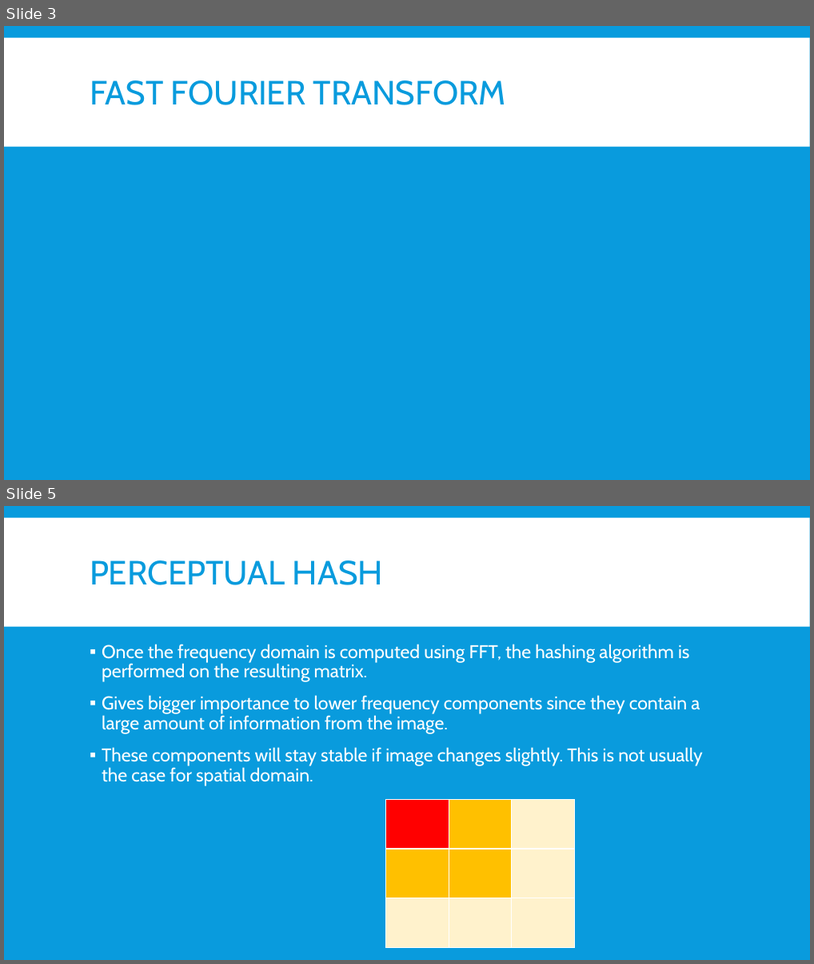
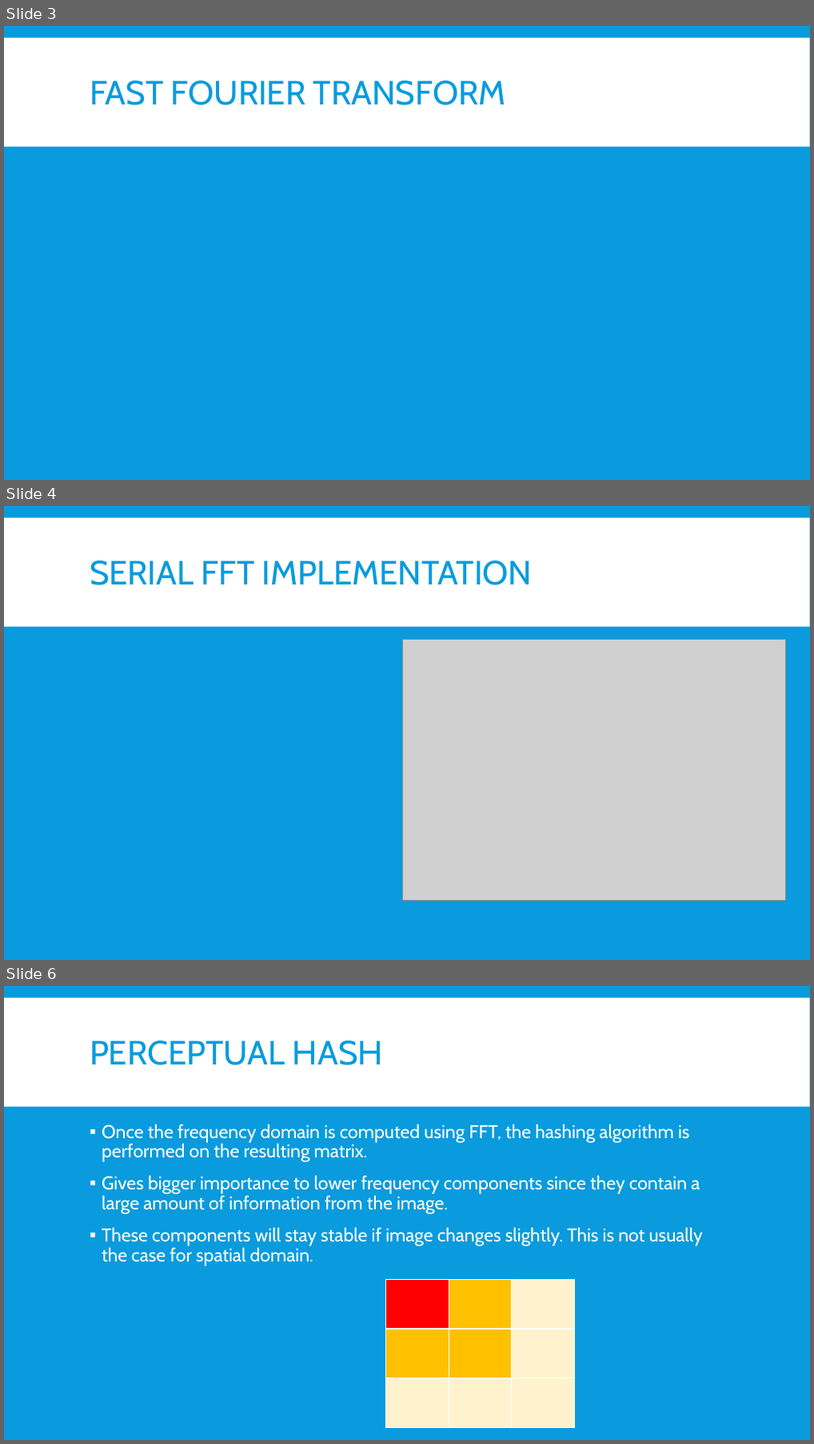
Before and after one commit to euwen/perceptual-image-hash, a slide deck: results/presentation_draft.pptx. Shown one above the other, each under a label of ours: slides 3 and 5 before the commit, slides 3, 4 and 6 after it; the slides between them are not shown. The pictures are 814x964 and 814x1444 pixels, drawn with LibreOffice and Linux fonts; fonts in the diff are those of the drawing; grey boxes stand for pictures. Boxes give left, top, right and bottom in pixels: in the first picture for what was removed or moved away, otherwise in the second. Text is boxed around its words. In the diff, an @@ line names an element or a change of style, - is before the commit and + after.

Commit message:
add slide for serial alg

```diff
--- a/results/presentation_draft.pptx
+++ b/results/presentation_draft.pptx
@@ slide 4 added at [4,506,810,960], background #099BDD; not listed: 1 template element that a slide beside it also shows @@
@@ title added at [90,560,533,585], 40 pt, text #099BDD @@
+SERIAL FFT IMPLEMENTATION
@@ picture added at [402,639,786,900] @@
@@ what was slide 5 is now slide 6 @@
```
Also in this commit, not shown: 1 slide changed.
